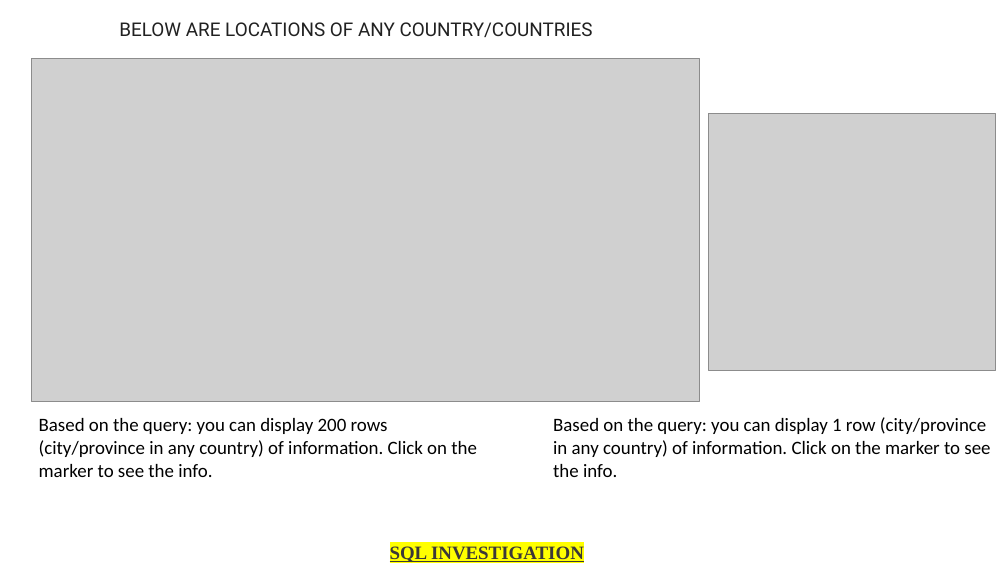
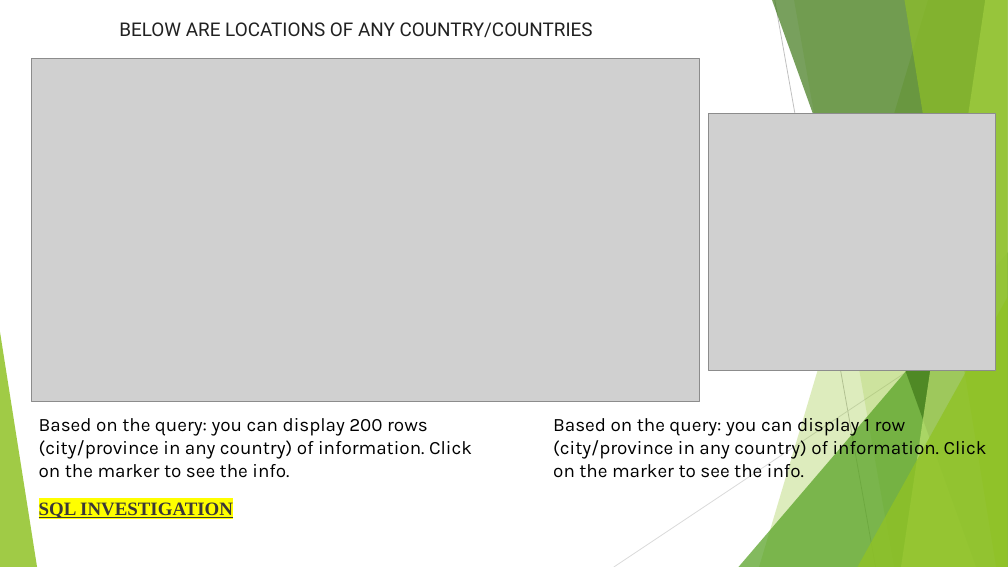
Before and after one commit to venuannamdas/mini_proj, a slide deck: slide 7 of Presentation Slides.pptx. Drawn at 1008x567 pixels with LibreOffice and Linux fonts; fonts in the diff are those of the drawing; grey boxes stand for pictures. Boxes give left, top, right and bottom in pixels: in the first picture for what was removed or moved away, otherwise in the second. Text is boxed around its words. In the diff, an @@ line names an element or a change of style, - is before the commit and + after.

```diff
--- a/Presentation Slides.pptx
+++ b/Presentation Slides.pptx
@@ group added at bbox=[0, 0, 1008, 567]: 5 freeform shapes, 3 triangles, 2 lines @@
@@ text "Based on the query: you ..." at bbox=[39, 418, 472, 478]: font Calibri to Karla @@
@@ text "Based on the query: you ..." at bbox=[553, 414, 987, 483]: font Calibri to Karla @@
@@ text "SQL INVESTIGATION": place and size @@
-text "SQL INVESTIGATION" at bbox=[390, 546, 584, 562]
+text "SQL INVESTIGATION" at bbox=[39, 502, 233, 518]
```
Also in this commit, not shown: 7 other slides changed, 1 other file.
